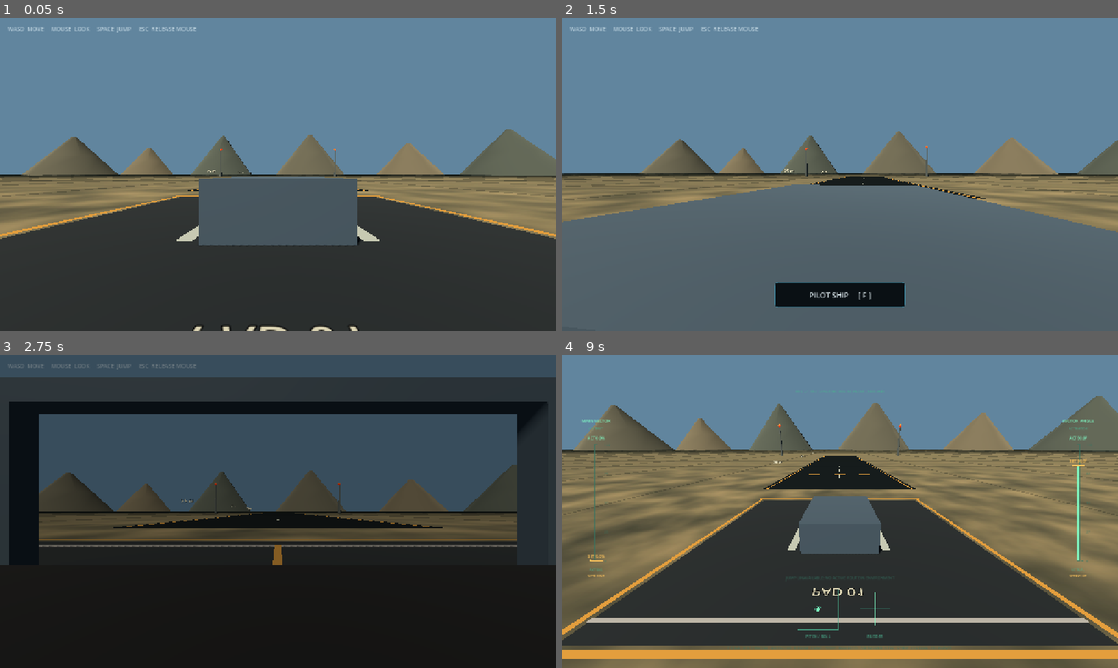
Above: before the commit, frames 1-4 (two rows, left to right).
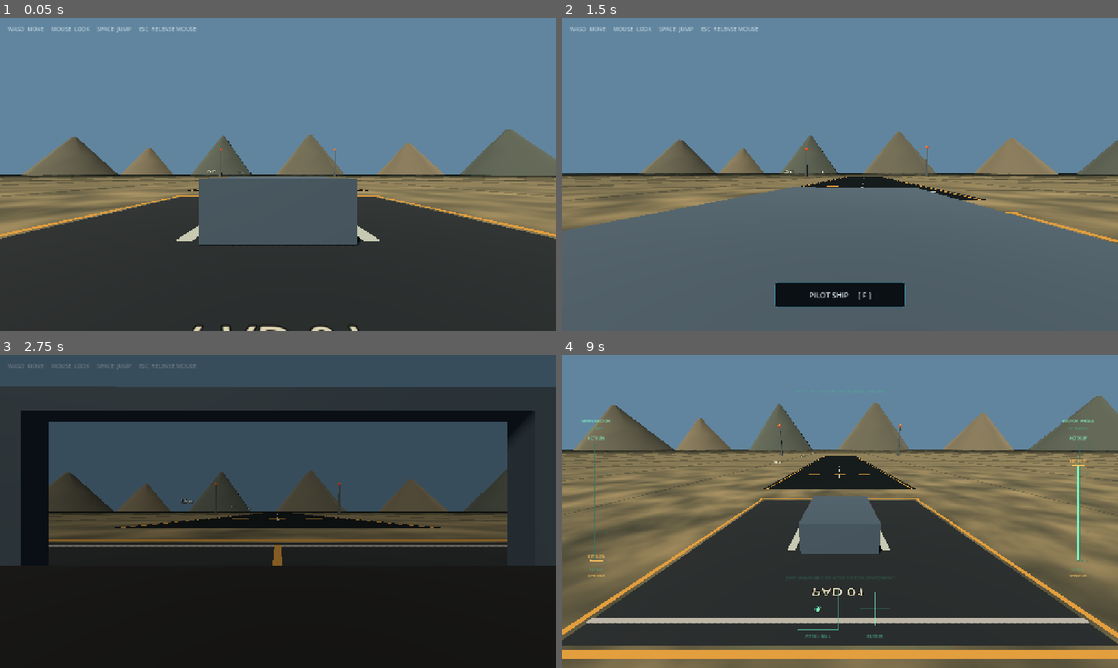
Above: after the commit, the same moments.

Repository: OvalDreamX/Gd-Proyect
Game: Godot game, scene res://scenes/test_range.tscn
The game is run twice, just before and just after one commit, with the same random seed, the same clock (stepped at 60 frames per second) and the same inputs.
Inputs (mouse positions are in pixels of both pictures, inside the frame that each line leads up to):
- Up to frame 1 (0.05 s): no input
- Up to frame 2 (1.5 s): tap Enter at 0.5 s; move the mouse to (867, 174) at 0.52 s; hold J (ship_jump, bound only after the commit) 0.53-1.28 s; hold W (move_forward) from 0.53 s (still down); tap Space (jump) at 0.6, 0.77, 1.07 s; move the mouse to (812, 174) at 1.27 s; tap J (ship_jump, bound only after the commit) at 1.35 s
- Up to frame 3 (2.75 s): keep holding W (move_forward); tap Space (jump) at 1.52, 1.55, 1.82 s; move the mouse to (289, 505) at 2.02 s; hold F (interact) from 2.03 s (still down); tap J (ship_jump, bound only after the commit) at 2.3 s
- Up to frame 4 (9 s): move the mouse to (834, 517) at 2.77 s; release F (interact) at 2.78 s; tap V (ship_assist_toggle) at 2.85 s; tap Space (jump) at 3.02, 3.05, 3.32, 3.5, 3.77, 4.07, 4.52, 4.55, 4.82, 5.75, 6.02, 6.05, 6.32, 6.77, 7.07, 7.52, 7.55, 7.82, 8.85 s; move the mouse to (878, 514) at 3.52 s; hold C (ship_camera_toggle) 3.53-4.28 s; tap J (ship_jump, bound only after the commit) at 3.8 s; move the mouse to (795, 508) at 4.27 s; tap Q (ship_vector_decrease) at 4.35 s; tap Enter at 5, 7.25 s; move the mouse to (845, 511) at 5.02 s; hold J (ship_jump, bound only after the commit) 5.03-5.78 s; tap E (ship_vector_increase) at 5.1 s; move the mouse to (817, 505) at 5.77 s; release W (move_forward) at 5.78 s; hold D (move_right) 5.78-6.53 s; tap Backspace at 5.85 s; move the mouse to (867, 511) at 6.52 s; hold J (ship_jump, bound only after the commit) 6.53-7.28 s; hold W (move_forward) 6.53-8.78 s; tap B at 6.6 s; move the mouse to (812, 511) at 7.27 s; tap N at 7.35 s; move the mouse to (851, 505) at 8.02 s; hold J (ship_jump, bound only after the commit) 8.03-8.78 s; tap Shift at 8.1 s; move the mouse to (834, 517) at 8.77 s; hold A (move_left) from 8.78 s (still down)

The runs differ from the first frame. In frame 1, less than 0.1% of the frame differs, in the area x 35-65%, y 50-73%; in frame 2, 2.9%; in frame 3, 11%, in the area x 0-100%, y 7-68%; in frame 4, 0.2%.

Commit message:
0.4 initial upload phase 4

Diff:
--- a/project.godot
+++ b/project.godot
@@ -18,6 +18,8 @@
 [autoload]
 
 DisplaySettings="*res://scripts/display_settings.gd"
+SimulationClock="*res://scripts/simulation_clock.gd"
+TransitionCoordinator="*res://scripts/transition_coordinator.gd"
 
 [display]
 
@@ -107,6 +109,15 @@
 "events": [Object(InputEventKey,"resource_local_to_scene":false,"resource_name":"","device":16,"window_id":0,"alt_press …(190 unchanged characters)…
 ]
 }
+ship_jump={
+"deadzone": 0.2,
+"events": [Object(InputEventKey,"resource_local_to_scene":false,"resource_name":"","device":16,"window_id":0,"alt_pressed":false,"shift_pressed":false,"ctrl_pressed":false,"meta_pressed":false,"pressed":false,"keycode":0,"physical_keycode":74,"key_label":0,"unicode":0,"location":0,"echo":false,"script":null)
+]
+}
+
+[physics]
+
+common/physics_interpolation=true
 
 [rendering]
 
Not shown, changed: OVERWRITE_CLEANUP.txt
Not shown, added: 0.3.1.md
Not shown, added: 0.3.10.md
Not shown, added: 0.3.11.md
Not shown, added: 0.3.11b.md
Not shown, added: 0.3.11c.md
Not shown, added: 0.3.2.md
Not shown, added: 0.3.3.md
Not shown, added: 0.3.4.md
Not shown, added: 0.3.5.md
Not shown, added: 0.3.6.md
Not shown, added: 0.3.7.md
(and 10 more such lines)
